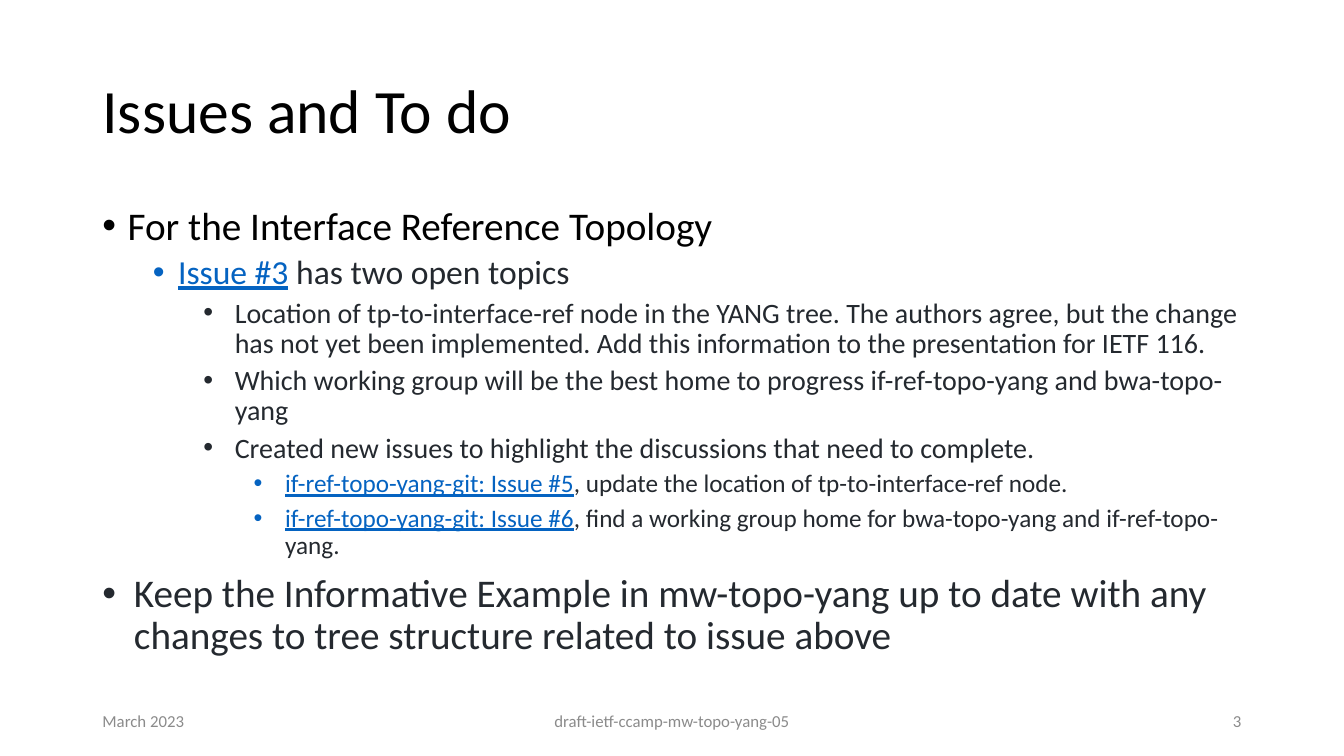
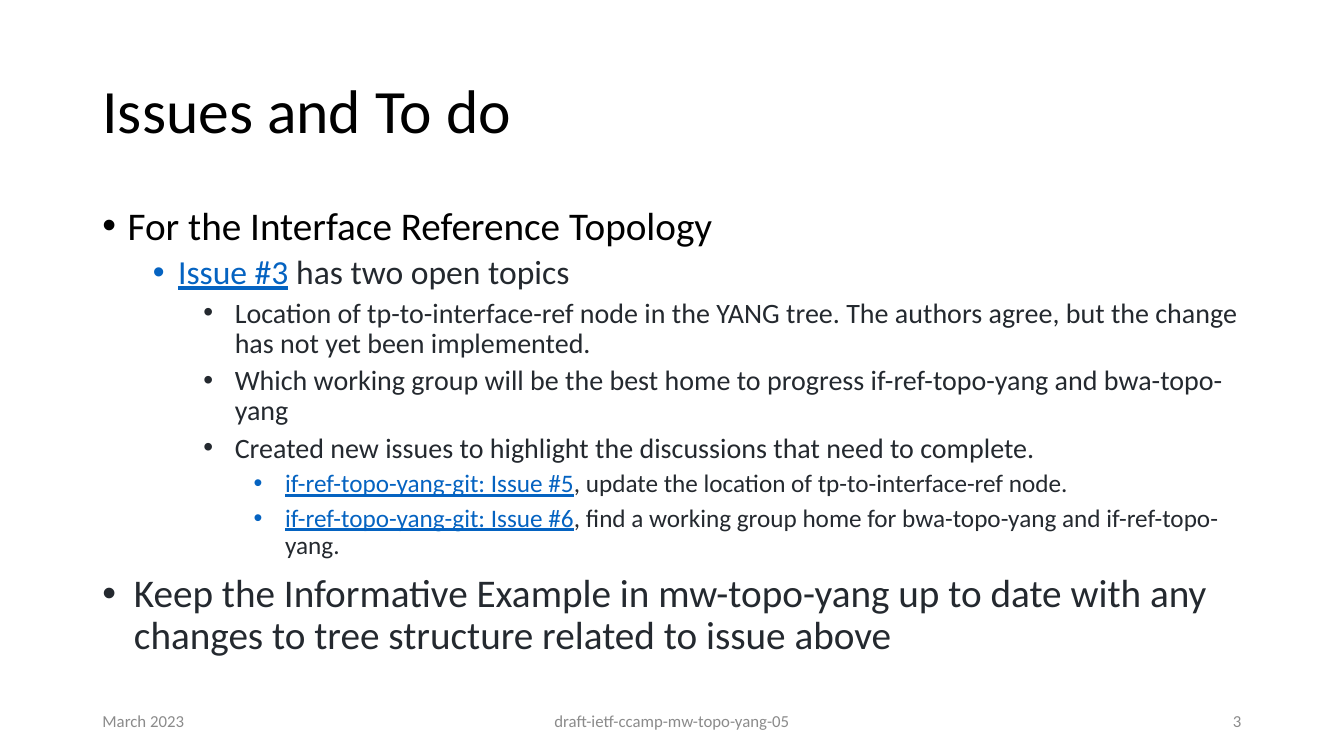
Before and after one commit to ietf-ccamp-wg/draft-ietf-ccamp-mw-topo-yang, a slide deck: slide 3 of presentations/IETF 116 - YANG Data Model for Microwave Topology-05-v01.pptx. Drawn at 1344x756 pixels with LibreOffice and Linux fonts; fonts in the diff are those of the drawing. Boxes give left, top, right and bottom in pixels: in the first picture for what was removed or moved away, otherwise in the second. Text is boxed around its words. In the diff, an @@ line names an element or a change of style, - is before the commit and + after.

Commit message:
Fixed typo in presentation for IETF 116

```diff
--- a/presentations/IETF 116 - YANG Data Model for Microwave Topology-05-v01.pptx
+++ b/presentations/IETF 116 - YANG Data Model for Microwave Topology-05-v01.pptx
@@ text at (x1=235, y1=303, x2=1237, y2=358): text changed @@
-    • Location of tp-to-interface-ref node in the YANG tree. The authors agree, but the change has not yet been implemented. Add this information to the presentation for IETF 116.
+    • Location of tp-to-interface-ref node in the YANG tree. The authors agree, but the change has not yet been implemented.
```
Also in this commit, not shown: 1 other file.
